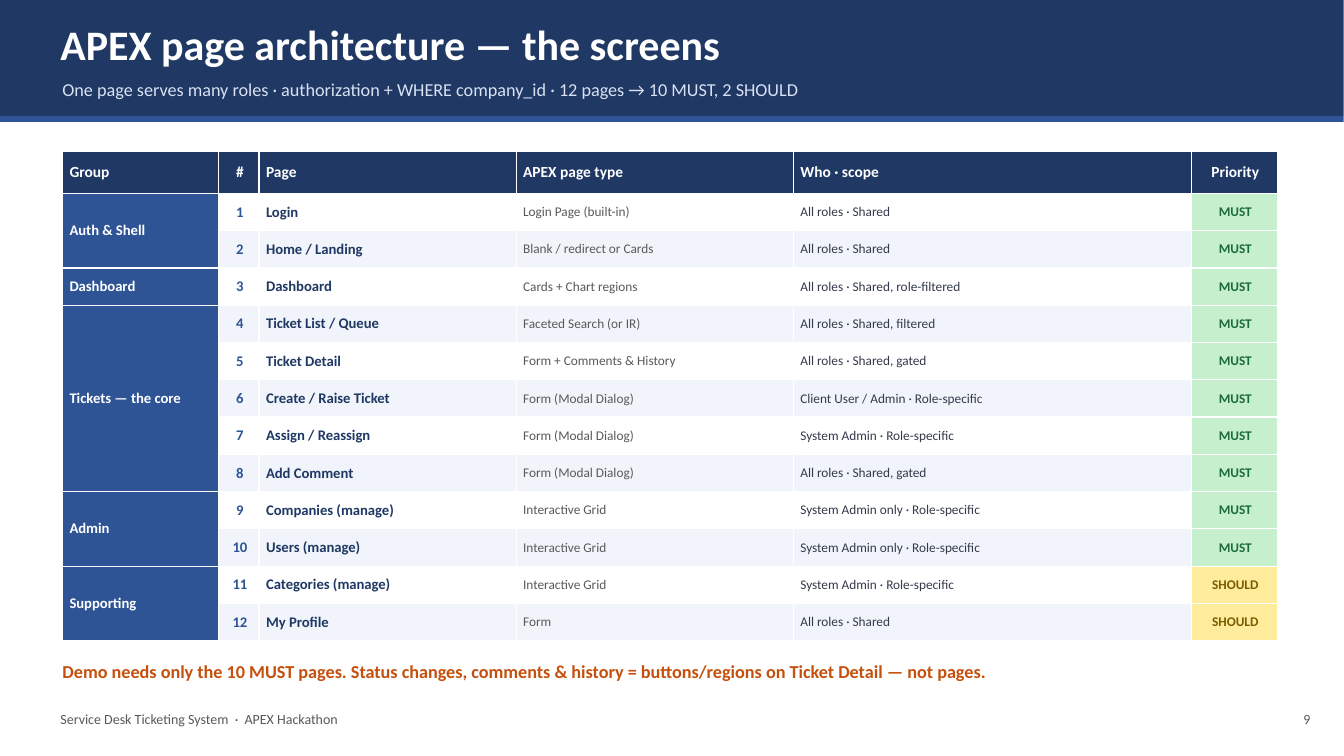
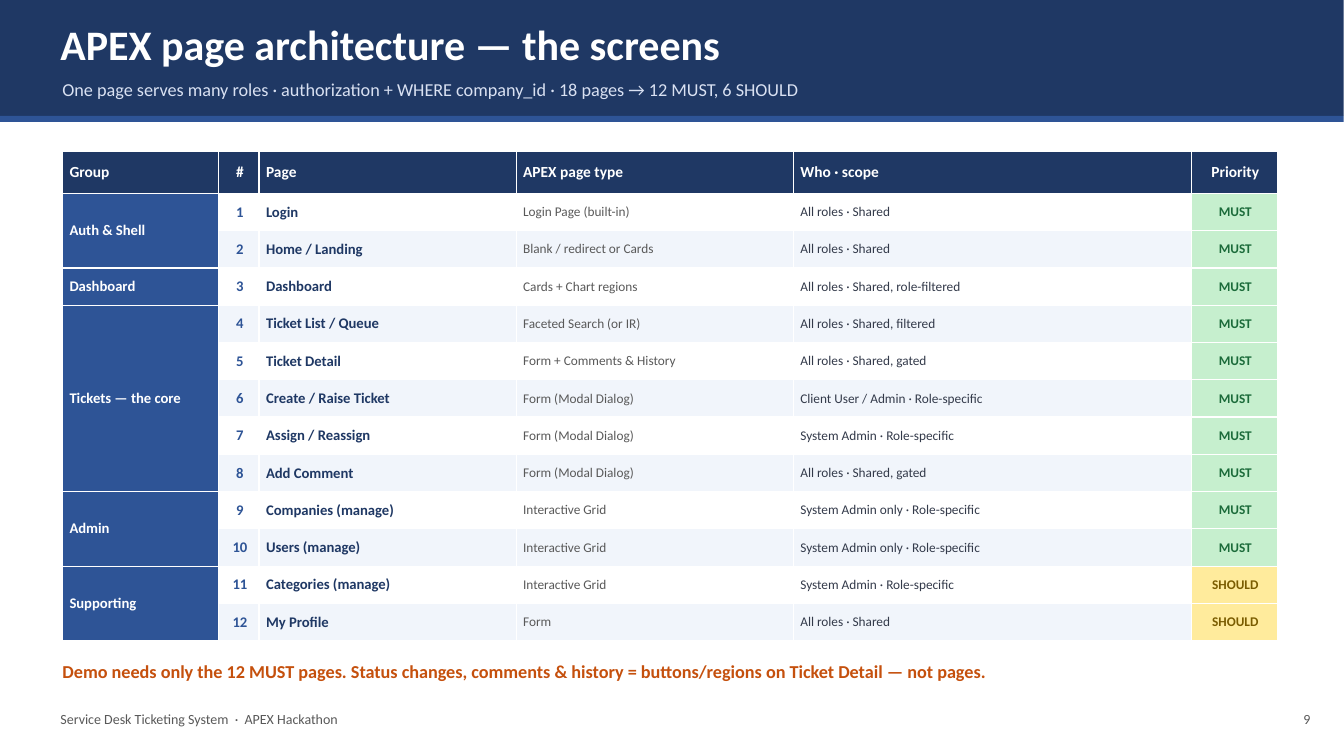
Before and after one commit to Dhawi1902/servicedesk-apex, a slide deck: slide 9 of docs/Ticketing-Kickoff.pptx. Drawn at 1344x756 pixels with LibreOffice and Linux fonts; fonts in the diff are those of the drawing. Boxes give left, top, right and bottom in pixels: in the first picture for what was removed or moved away, otherwise in the second. Text is boxed around its words. In the diff, an @@ line names an element or a change of style, - is before the commit and + after.

```diff
--- a/docs/Ticketing-Kickoff.pptx
+++ b/docs/Ticketing-Kickoff.pptx
@@ text at (62, 83, 798, 99): text changed @@
-One page serves many roles · authorization + WHERE company_id · 12 pages → 10 MUST, 2 SHOULD
+One page serves many roles · authorization + WHERE company_id · 18 pages → 12 MUST, 6 SHOULD
@@ text at (62, 665, 985, 681): text changed @@
-Demo needs only the 10 MUST pages. Status changes, comments & history = buttons/regions on Ticket Detail — not pages.
+Demo needs only the 12 MUST pages. Status changes, comments & history = buttons/regions on Ticket Detail — not pages.
```
Also in this commit, not shown: 23 other files.
